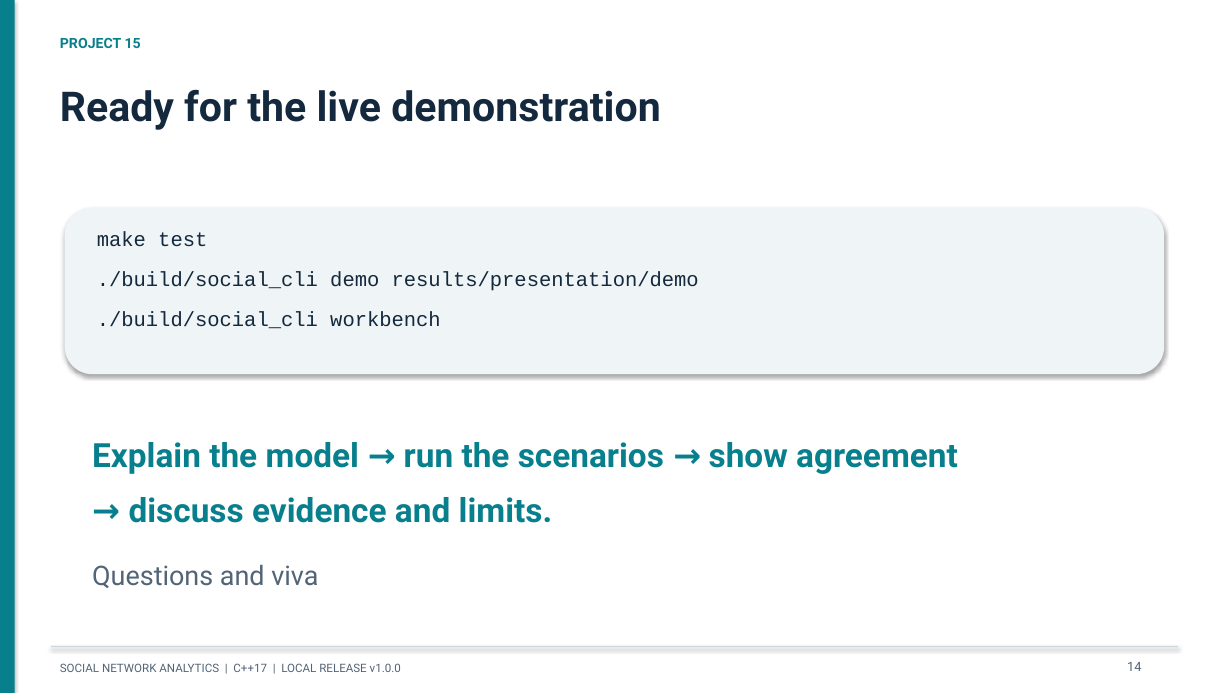
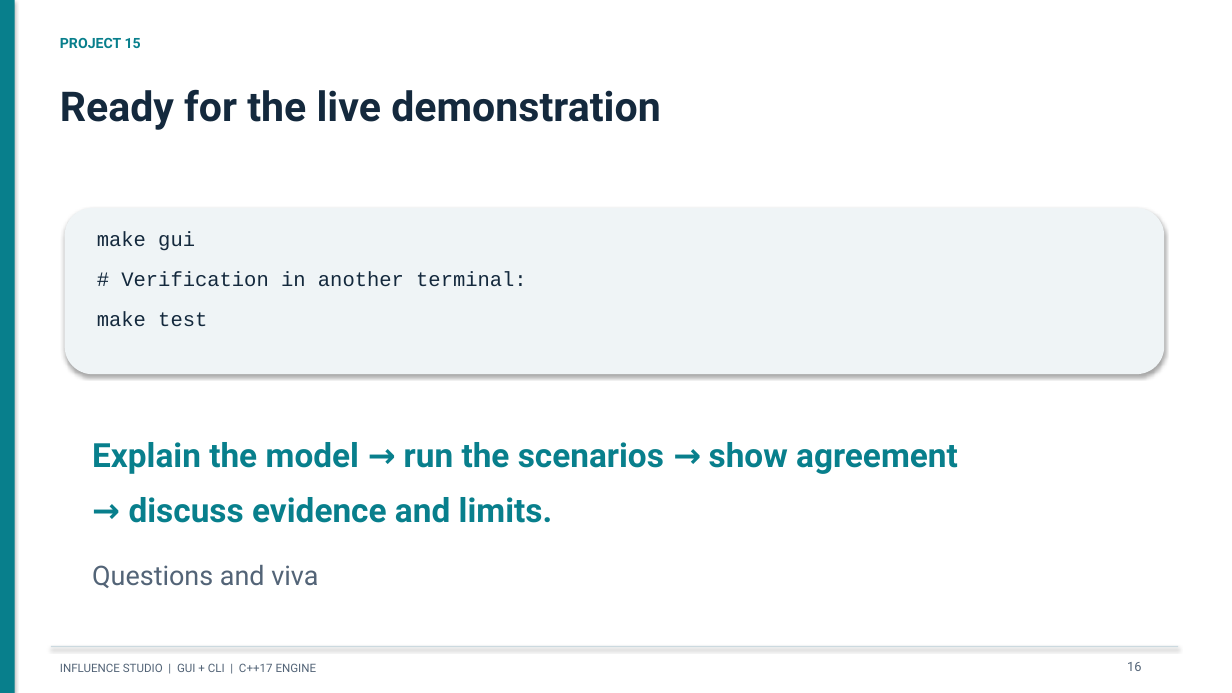
Before and after one commit to Aymuos22/nikita, a slide deck: slide 16 of docs/presentation/Project_15_Presentation.pptx (slide 14 before the commit). Drawn at 1232x693 pixels with LibreOffice and Linux fonts; fonts in the diff are those of the drawing. Boxes give left, top, right and bottom in pixels: in the first picture for what was removed or moved away, otherwise in the second. Text is boxed around its words. In the diff, an @@ line names an element or a change of style, - is before the commit and + after.

```diff
--- a/docs/presentation/Project_15_Presentation.pptx
+++ b/docs/presentation/Project_15_Presentation.pptx
@@ text at (97, 232, 527, 286): paragraphs added @@
+make gui
+# Verification in another terminal:
@@ text at (97, 272, 699, 329): paragraphs removed @@
-./build/social_cli demo results/presentation/demo
-./build/social_cli workbench
@@ text at (60, 663, 317, 672): text changed @@
-SOCIAL NETWORK ANALYTICS | C++17 | LOCAL RELEASE v1.0.0
+INFLUENCE STUDIO | GUI + CLI | C++17 ENGINE
@@ text at (1127, 662, 1141, 671): text changed @@
-14
+16
```
Also in this commit, not shown: 12 other slides changed, 3 slides added, 1 slide removed, 21 other files.
